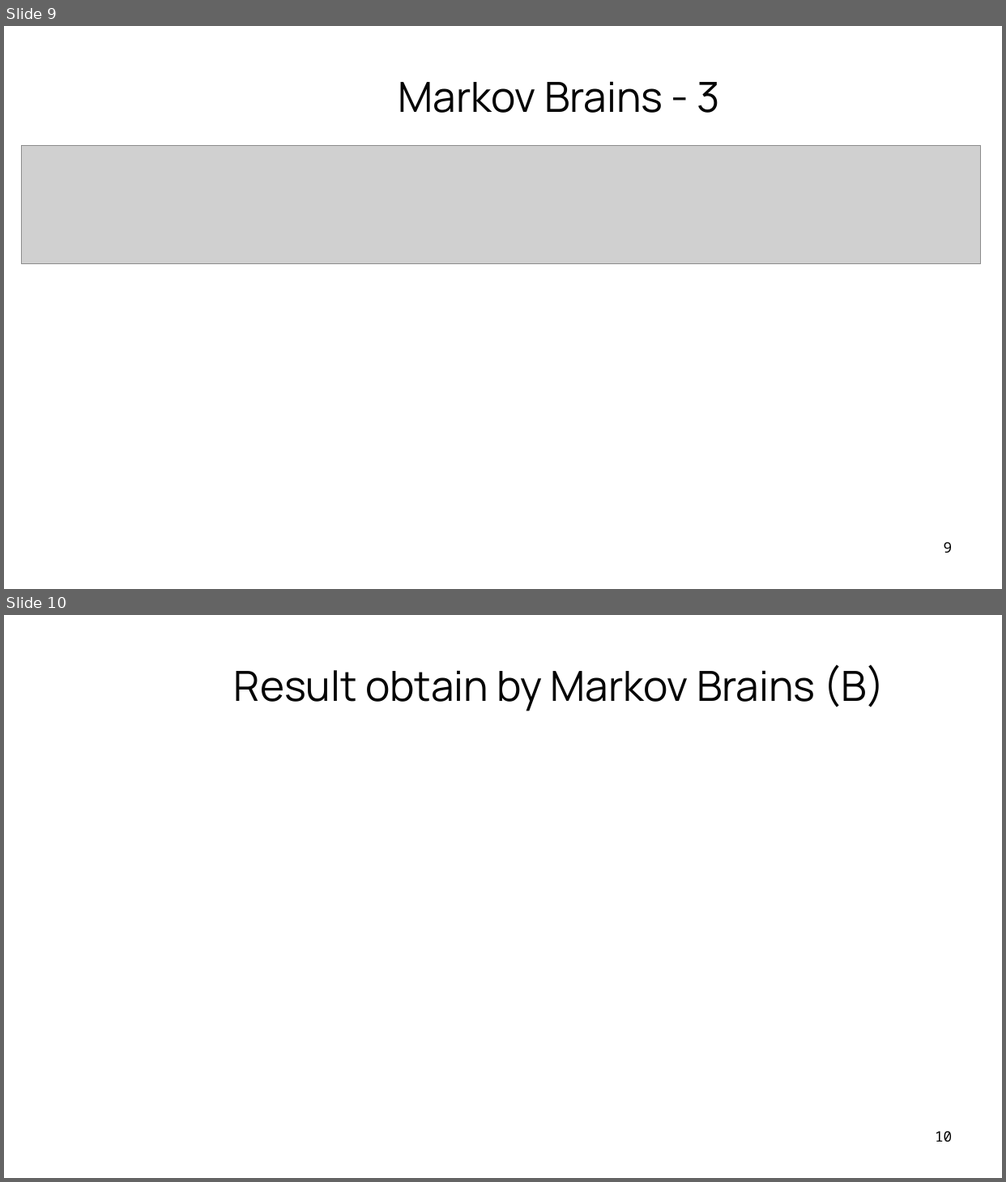
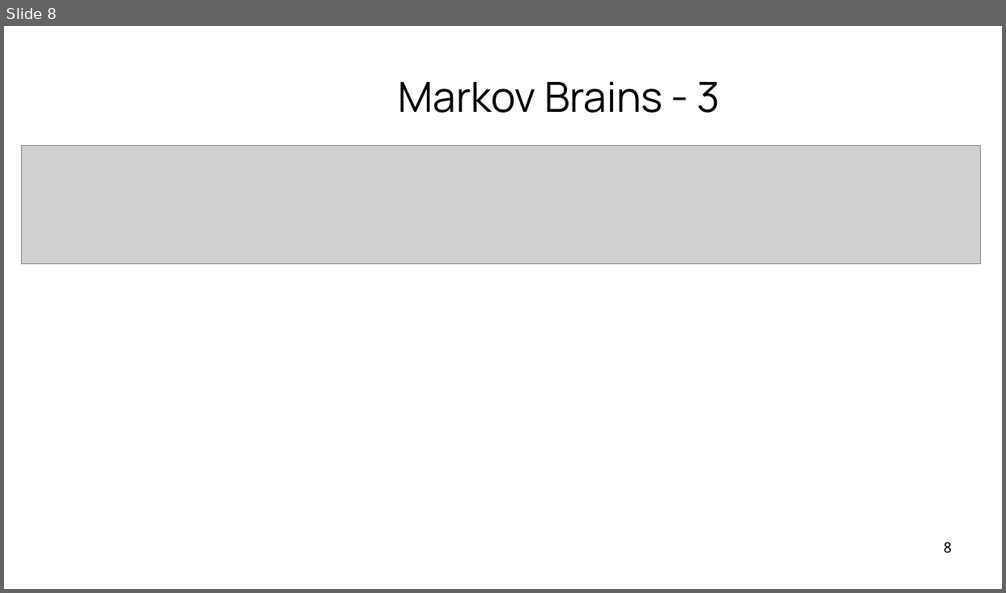
Before and after one commit to trougnouf/lingi2369, a slide deck: presentation.odp. Shown one above the other, each under a label of ours: slides 9 and 10 before the commit, slide 8 after it. The pictures are 1006x1182 and 1006x593 pixels, drawn with LibreOffice and Linux fonts; fonts in the diff are those of the drawing; grey boxes stand for pictures; background and template pictures are left out. Boxes give left, top, right and bottom in pixels: in the first picture for what was removed or moved away, otherwise in the second. Text is boxed around its words. In the diff, an @@ line names an element or a change of style, - is before the commit and + after.

```diff
--- a/presentation.odp
+++ b/presentation.odp
@@ slide 10 removed at <box>4,615,1002,1178</box>, background picture (left out) @@
@@ title removed at <box>234,664,884,711</box> @@
-Result obtain by Markov Brains (B)
@@ page number removed at <box>935,1131,952,1141</box> @@
-10
@@ what was slide 9 is now slide 8 @@
@@ page number at <box>944,542,953,552</box>: text changed @@
-9
+8
```
Also in this commit, not shown: 4 slides changed, 5 slides added, 3 other slides removed, 3 other files.
